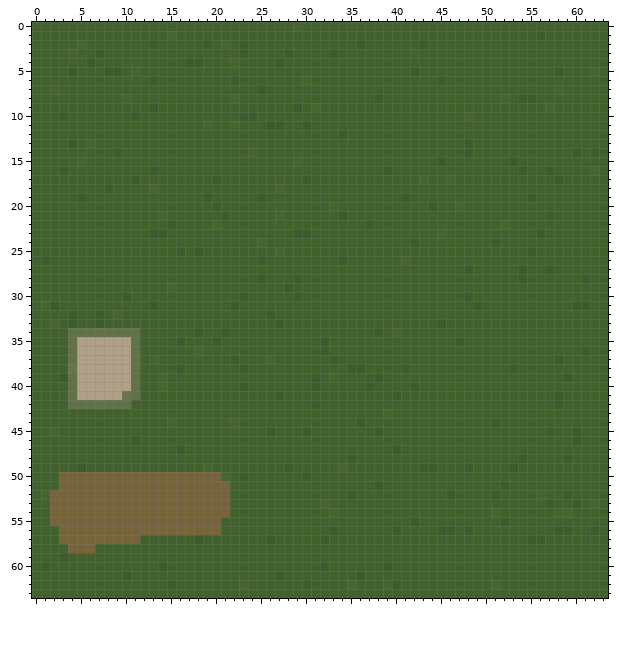
Two versions of one pixel-art sprite, Assets/Scenes/Aloïs/Grass Colour/GrassMapEast.png. The first picture shows the starting point.
The file is 64x64 pixels. Colours within 5 levels of each other are drawn and written as one.
Now the later version:
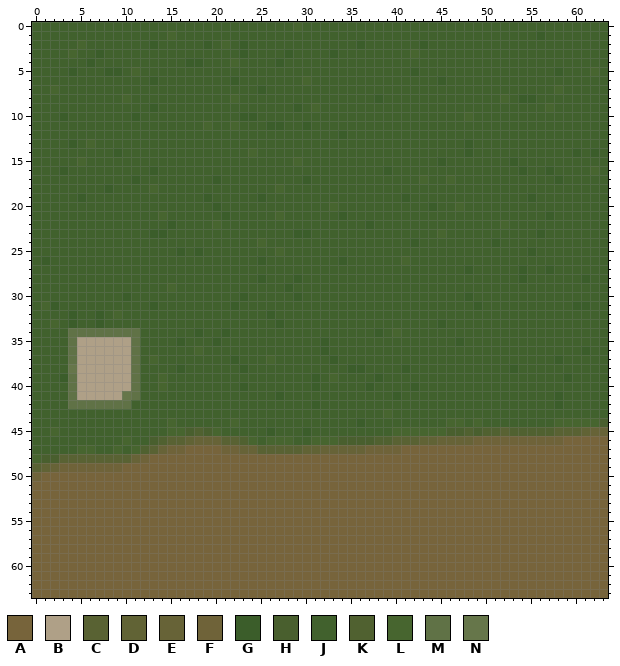
Palette (. is transparent): A #77643b  B #afa087  C #596233  D #616335  E #676337  F #6f6339  G #3b5d2a  H #495f2e  J #41612d  K #506130  L #47652f  M #607246  N #66764a
The exact change:
y 44: x 46..47 JJ -> LL; x 49 J -> L; x 51 G -> J; x 58..63 JJJJJJ -> LLLLLH
y 45: x 15..20 JJJJJJ -> LLHKHL; x 38 G -> J; x 40..63 JJJJJJJJJJJJJJJJJGJJGJJJ -> LLLLLLHHKHKKCKKKKKCCCDEE
y 46: x 10..11 JG -> LJ; x 13..24 JJJJJJJJJJJJ -> HKCCDEEECCKL; x 26..28 JJJ -> LLL; x 31..63 JJJJJJJJJJJJJJJJJJJJJJJJJJJJJGJJJ -> LLLHHHHKKCCCDDEEEEFFFFFFFFFFAAAAA
y 47: x 5..6 JJ -> LL; x 9 J -> L; x 11..63 JJJJJGJJJJJJJJJJJJJJJJJJJJJJJGJJJJJJJJJJJJJJJJJJJJJJJ -> LKCEFFAAAAFFEECCCCCDDEEEEEFFFFAAAAAAAAAAAAAAAAAAAAAAA
y 48: x 0..63 JJJJJJJJJJJJJJJJJJJJJJJJJJJJJJJJJJJGJJJJJJJJJJJJJJJJJJGJJJJGJJJJ -> LHHCCCCCCCCEFAAAAAAAAAAAAAAAAAAAAAAAAAAAAAAAAAAAAAAAAAAAAAAAAAAA
y 49: x 0..63 JJJJJGJJJJJJJJJJJJJLJJJJJJJJGJJJJJLJJJJJJJJGGJJJGJJJJGJJJJJJJJJJ -> CDEFFFFFFFAAAAAAAAAAAAAAAAAAAAAAAAAAAAAAAAAAAAAAAAAAAAAAAAAAAAAA
y 50: x 0..2 JJJ -> FAA; x 21..63 LJGJJJJJJGJJJJJJJJJJJJJJJJJJJJJJJJJJJJJJJJJ -> AAAAAAAAAAAAAAAAAAAAAAAAAAAAAAAAAAAAAAAAAAA
y 51: x 0..2 JJJ -> AAA; x 22..63 JJJJJJJJJJJJJJJJGJJJJJJJJJJJJJGJJJJJJJJJJJ -> AAAAAAAAAAAAAAAAAAAAAAAAAAAAAAAAAAAAAAAAAA
y 52: x 0..1 JL -> AA; x 22..63 JJJJJJJJJJJJJGJJJJJJJJJJGJJJJGJJJJLJJGJJJJ -> AAAAAAAAAAAAAAAAAAAAAAAAAAAAAAAAAAAAAAAAAA
y 53: x 0..1 JJ -> AA; x 22..63 JJJJJJJJJJLJJJJJJJJJJJJJJJJJJJJJJJJGJJGJLJ -> AAAAAAAAAAAAAAAAAAAAAAAAAAAAAAAAAAAAAAAAAA
y 54: x 0..1 JJ -> AA; x 22..63 JJJJJJJJJJJLJJJJJJJJJJJJJJJJJLJJJJJJLLJJJJ -> AAAAAAAAAAAAAAAAAAAAAAAAAAAAAAAAAAAAAAAAAA
y 55: x 0..1 JJ -> AA; x 21..63 JJJJJJJJJJJJJJJJJJJJJGJJJJJJJJJGJJJJJJJJJJJ -> AAAAAAAAAAAAAAAAAAAAAAAAAAAAAAAAAAAAAAAAAAA
y 56: x 0..2 JJJ -> AAA; x 21..63 JJJJJJJJJJJJGJJJJJJGJJJJGGJGJJJJJJJJJGGJJGJ -> AAAAAAAAAAAAAAAAAAAAAAAAAAAAAAAAAAAAAAAAAAA
y 57: x 0..2 JJJ -> AAA; x 12..63 JJJJJJGJJJJJJJGJJJJJGJJJJJJJJJJJJJJJJJJJJJJGGJJJJJJJ -> AAAAAAAAAAAAAAAAAAAAAAAAAAAAAAAAAAAAAAAAAAAAAAAAAAAA
y 58: x 0..3 JJJJ -> AAAA; x 7..63 JJJJJJJJJJJJJJJJJJJJJJJJJJJJJJJJJJJJJJJJJJJJJJJJJJJJJJJJJ -> AAAAAAAAAAAAAAAAAAAAAAAAAAAAAAAAAAAAAAAAAAAAAAAAAAAAAAAAA
y 59: x 0..63 JJJGJJJJJJJJJJJJJJJJJJJJJJJJJJJJJJJJJJJJJJJJJJJJJJJJJJJJJJJJJJJJ -> AAAAAAAAAAAAAAAAAAAAAAAAAAAAAAAAAAAAAAAAAAAAAAAAAAAAAAAAAAAAAAAA
y 60: x 0..63 JGJJJJJJJJJJJJGJJJJJJJJJJJJJJJJJGJJJJJJGJJJJJJJJJJJJJJJJJJJJJJJJ -> AAAAAAAAAAAAAAAAAAAAAAAAAAAAAAAAAAAAAAAAAAAAAAAAAAAAAAAAAAAAAAAA
y 61: x 0..63 JJJJJJJJJJGJJJJJJJJJJJJJJJJGJJJJJJJJGJJJJJJJJJJJJJJJJJJJJJJJJJJJ -> AAAAAAAAAAAAAAAAAAAAAAAAAAAAAAAAAAAAAAAAAAAAAAAAAAAAAAAAAAAAAAAA
y 62: x 0..63 JJJJJJJJJJJJJJJGJJJJJJJLJJJJJJGJJJJLJJJLGJJJJJJJJJJLJJJJJJJJJJJJ -> AAAAAAAAAAAAAAAAAAAAAAAAAAAAAAAAAAAAAAAAAAAAAAAAAAAAAAAAAAAAAAAA
y 63: x 0..63 JJJJJJJJJJJJJJJJJJJJJJJJJJJJJJJJJJJJJJJJJJJJJJJJJJJJJJJJJJJJJJJJ -> AAAAAAAAAAAAAAAAAAAAAAAAAAAAAAAAAAAAAAAAAAAAAAAAAAAAAAAAAAAAAAAA
